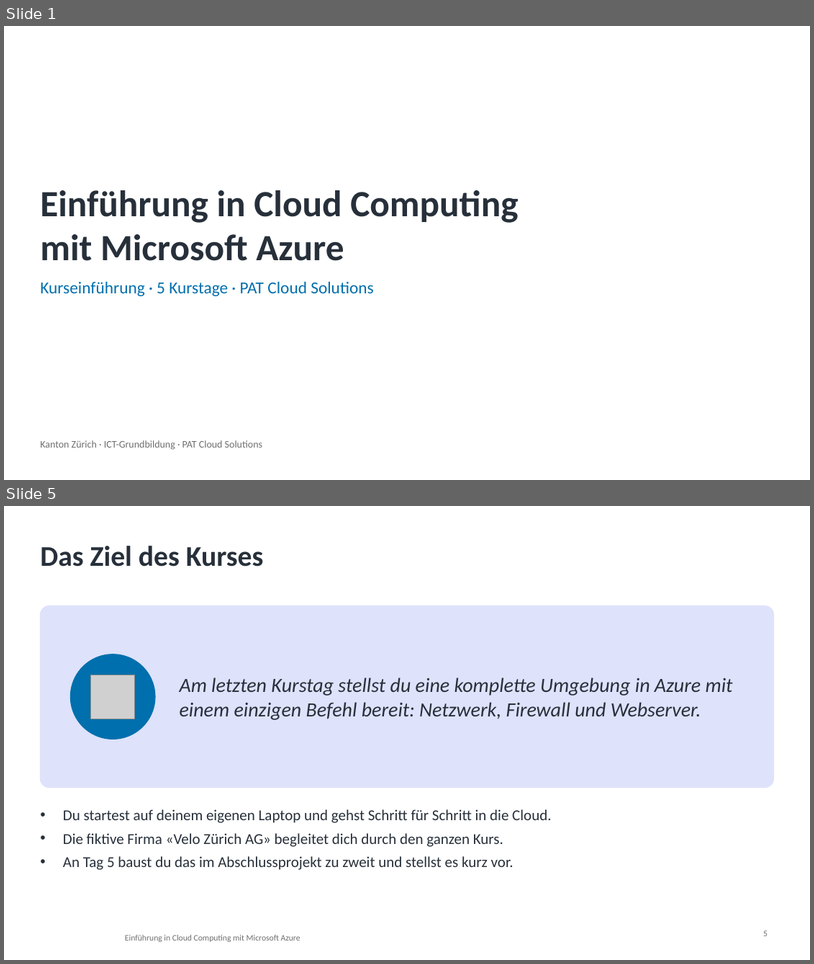
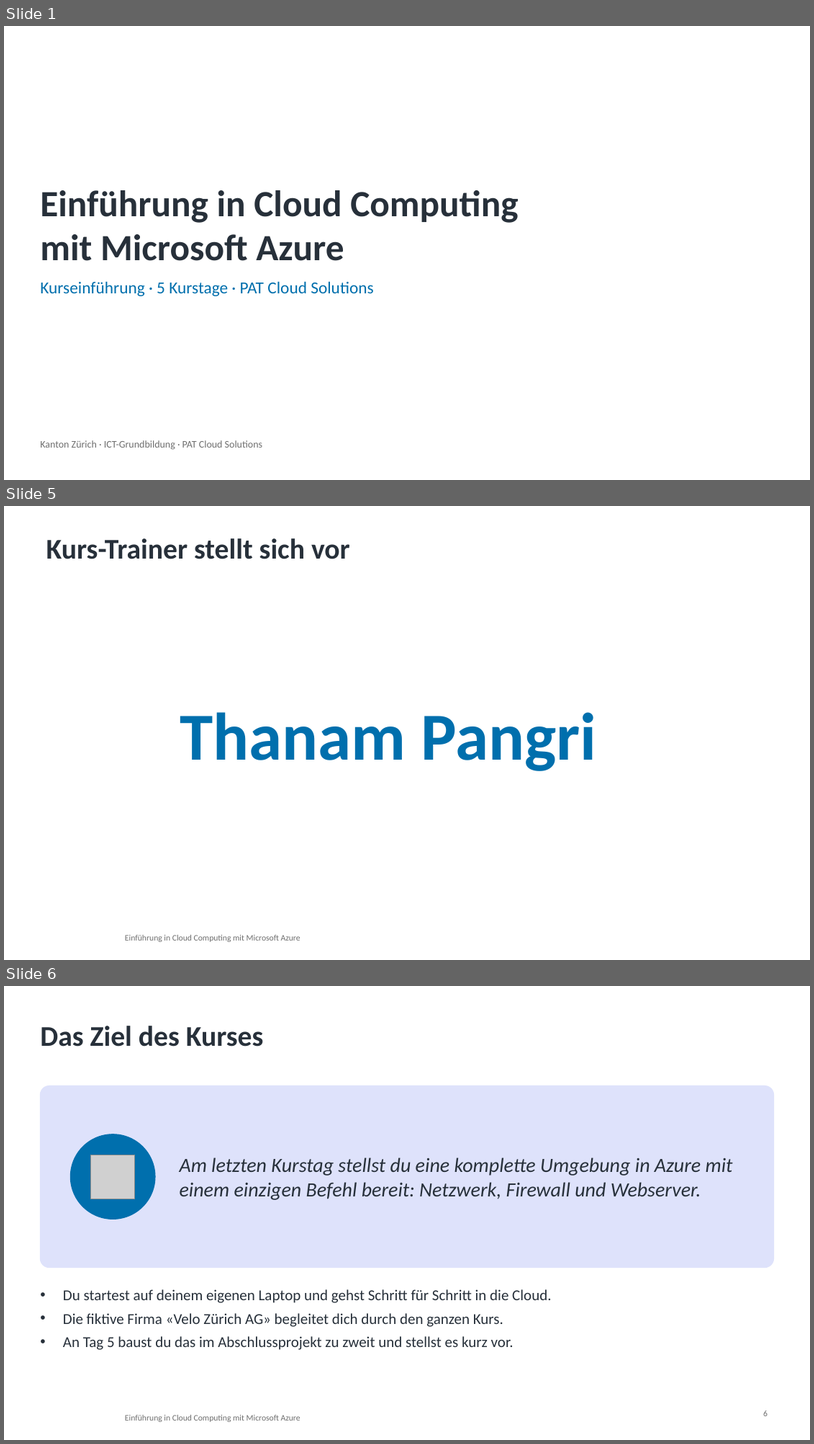
Before and after one commit to pat-teacher/azure-basics-training, a slide deck: praesentationen/kurs-einfuehrung.pptx. Shown one above the other, each under a label of ours: slides 1 and 5 before the commit, slides 1, 5 and 6 after it; the slides between them are not shown. The pictures are 814x964 and 814x1444 pixels, drawn with LibreOffice and Linux fonts; fonts in the diff are those of the drawing; grey boxes stand for pictures; background and template pictures are left out. Boxes give left, top, right and bottom in pixels: in the first picture for what was removed or moved away, otherwise in the second. Text is boxed around its words. In the diff, an @@ line names an element or a change of style, - is before the commit and + after.

```diff
--- a/praesentationen/kurs-einfuehrung.pptx
+++ b/praesentationen/kurs-einfuehrung.pptx
@@ slide 5 added at (x1=4, y1=506, x2=810, y2=960), background #FFFFFF; not listed: 1 template element that a slide beside it also shows @@
@@ title added at (x1=46, y1=538, x2=350, y2=559), 34 pt, text #27303A, bold @@
+Kurs-Trainer stellt sich vor
@@ text added at (x1=180, y1=712, x2=597, y2=771), 80 pt, text #006FAD, bold @@
+Thanam Pangri
@@ what was slide 5 is now slide 6 @@
@@ page number at (x1=764, y1=1410, x2=768, y2=1416): text changed @@
-5
+6
```
Also in this commit, not shown: 3 slides changed, 12 other files.
